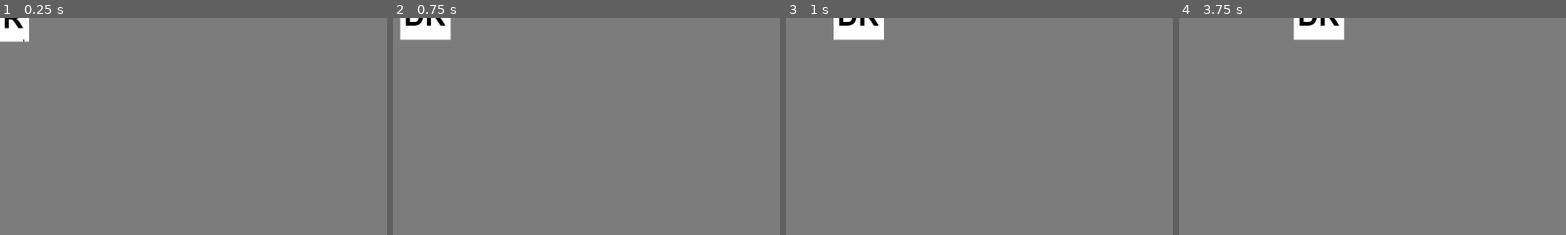
Above: before the commit, frames 1-4 (left to right).
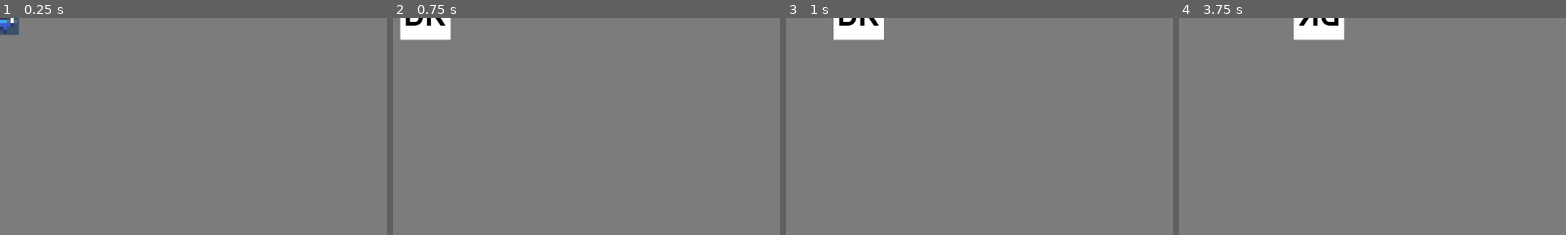
Above: after the commit, the same moments.

Repository: DaMangledMan/FirstBossFight
Game: Godot game, scene res://main/main.tscn
Same seed, same stepped clock (60 frames per second), same inputs: the game is played once before the commit and once after it. The project has no main scene, so this scene is started directly.
Inputs (mouse positions are % of the whole screen's width and height, from its top left):
- Up to frame 1 (0.25 s): no input
- Up to frame 2 (0.75 s): tap Enter at 0.5 s; move the mouse to (72, 45) at 0.52 s; hold D (move_right) from 0.53 s (still down); hold Space (move_dodge) from 0.53 s (still down)
- Up to frame 3 (1 s): keep holding D (move_right); keep holding Space (move_dodge)
- Up to frame 4 (3.75 s): move the mouse to (30, 55) at 1.27 s; release D (move_right) at 1.28 s; release Space (move_dodge) at 1.28 s; hold S (move_down) 1.28-2.03 s; tap R (move_heal) at 1.35 s; move the mouse to (60, 28) at 2.02 s; hold D (move_right) 2.03-2.78 s; hold Right mouse button (move_heavyAttack) 2.03-2.78 s; move the mouse to (45, 70) at 2.77 s; hold W (move_up) 2.78-3.53 s; click (45, 70) at 2.85 s; move the mouse to (80, 65) at 3.52 s; hold A (move_left) from 3.53 s (still down); hold Space (move_dodge) from 3.53 s (still down)
The pictures show only the part of the screen within x 0-50%, y 0-50%; the shares and areas given below are measured in that part.

The runs differ from the first frame. In frame 1, 0.8% of the frame differs, in the area x 0-8%, y 0-12%; in frame 2, nothing differs; in frame 3, nothing differs; in frame 4, 0.2%.

Commit message:
"finished" whitebox for player. started whitebox for boss

Diff:
--- /dev/null
+++ b/boss/boss.gd
@@ -0,0 +1,11 @@
+extends Area2D
+
+
+# Called when the node enters the scene tree for the first time.
+func _ready():
+	pass # Replace with function body.
+
+
+# Called every frame. 'delta' is the elapsed time since the previous frame.
+func _process(delta):
+	pass
--- /dev/null
+++ b/boss/boss.tscn
@@ -0,0 +1,290 @@
+[gd_scene load_steps=34 format=3 uid="uid://c5p5phr33k8ps"]
+
+[ext_resource type="Script" path="res://boss/boss.gd" id="1_ff4iw"]
+[ext_resource type="Texture2D" uid="uid://bcu6m46qoiunr" path="res://boss/animation-sound-files/Animations/Dash/Down/Screenshot 2023-10-05 154254.png" id="2_nkj2m"]
+[ext_resource type="Texture2D" uid="uid://dnrs3e4swdtv1" path="res://boss/animation-sound-files/Animations/Dash/Down-Right/Screenshot 2023-10-05 154246.png" id="3_ukc5l"]
+[ext_resource type="Texture2D" uid="uid://xtb647bdgv23" path="res://boss/animation-sound-files/Animations/Dash/Right/Screenshot 2023-10-05 154230.png" id="4_nwhg8"]
+[ext_resource type="Texture2D" uid="uid://w8y5ygax5lnh" path="res://boss/animation-sound-files/Animations/Dash/Up/Screenshot 2023-10-05 154211.png" id="5_v0fuh"]
+[ext_resource type="Texture2D" uid="uid://0kca4eceqobb" path="res://boss/animation-sound-files/Animations/Dash/Up-Right/Screenshot 2023-10-05 154220.png" id="6_gevcp"]
+[ext_resource type="Texture2D" uid="uid://bp5h6gxftgvrk" path="res://boss/animation-sound-files/Animations/HeavyAttack/Down/Screenshot 2023-10-05 154440.png" id="7_v50v0"]
+[ext_resource type="Texture2D" uid="uid://cnarxkhuhsm8r" path="res://boss/animation-sound-files/Animations/HeavyAttack/Down-Right/Screenshot 2023-10-05 154429.png" id="8_y2yok"]
+[ext_resource type="Texture2D" uid="uid://dluk22bl3lpve" path="res://boss/animation-sound-files/Animations/HeavyAttack/Right/Screenshot 2023-10-05 154420.png" id="9_x5bgb"]
+[ext_resource type="Texture2D" uid="uid://b7tt3jgsrxddw" path="res://boss/animation-sound-files/Animations/HeavyAttack/Up/Screenshot 2023-10-05 154402.png" id="10_cuxw5"]
+[ext_resource type="Texture2D" uid="uid://mfm5eg3dg0ca" path="res://boss/animation-sound-files/Animations/HeavyAttack/Up-Right/Screenshot 2023-10-05 154413.png" id="11_4gw42"]
+[ext_resource type="Texture2D" uid="uid://b2ag4eeqi1wlq" path="res://boss/animation-sound-files/Animations/Idle/Down/Screenshot 2023-10-05 154105.png" id="12_g158b"]
+[ext_resource type="Texture2D" uid="uid://cm3t2qsgd7vch" path="res://boss/animation-sound-files/Animations/Idle/Down-Right/Screenshot 2023-10-05 154055.png" id="13_ur2lc"]
+[ext_resource type="Texture2D" uid="uid://c3h0tfn54jllm" path="res://boss/animation-sound-files/Animations/Idle/Right/Screenshot 2023-10-05 154043.png" id="14_3wqe5"]
+[ext_resource type="Texture2D" uid="uid://cdk4jm4pasnhq" path="res://boss/animation-sound-files/Animations/Idle/Up/Screenshot 2023-10-05 154023.png" id="15_uhb05"]
+[ext_resource type="Texture2D" uid="uid://gb42xeq7drpd" path="res://boss/animation-sound-files/Animations/Idle/Up-Right/Screenshot 2023-10-05 154034.png" id="16_52nf6"]
+[ext_resource type="Texture2D" uid="uid://dbx6u8xwqyhbo" path="res://boss/animation-sound-files/Animations/LightAttack/Down/Screenshot 2023-10-05 154345.png" id="17_iycqi"]
+[ext_resource type="Texture2D" uid="uid://c7ayar5e3o7r8" path="res://boss/animation-sound-files/Animations/LightAttack/Down-Right/Screenshot 2023-10-05 154337.png" id="18_16qr2"]
+[ext_resource type="Texture2D" uid="uid://b12qq5m8bf2aa" path="res://boss/animation-sound-files/Animations/LightAttack/Right/Screenshot 2023-10-05 154327.png" id="19_g1cyc"]
+[ext_resource type="Texture2D" uid="uid://bakm1nvr1uqrb" path="res://boss/animation-sound-files/Animations/LightAttack/Up/Screenshot 2023-10-05 154306.png" id="20_fivtc"]
+[ext_resource type="Texture2D" uid="uid://bhax15c7vc5u0" path="res://boss/animation-sound-files/Animations/LightAttack/Up-Right/Screenshot 2023-10-05 154319.png" id="21_uds76"]
+[ext_resource type="Texture2D" uid="uid://jf2cbkc26bva" path="res://boss/animation-sound-files/Animations/Rage/Down/Screenshot 2023-10-05 154454.png" id="22_ao4yb"]
+[ext_resource type="Texture2D" uid="uid://6bt1ly33nlqr" path="res://boss/animation-sound-files/Animations/Rage/Down-Right/Screenshot 2023-10-05 154454.png" id="23_pj4hx"]
+[ext_resource type="Texture2D" uid="uid://c0besp4vhgq55" path="res://boss/animation-sound-files/Animations/Rage/Right/Screenshot 2023-10-05 154454.png" id="24_x0grb"]
+[ext_resource type="Texture2D" uid="uid://c2uik40s2y6ll" path="res://boss/animation-sound-files/Animations/Rage/Up/Screenshot 2023-10-05 154454.png" id="25_keppi"]
+[ext_resource type="Texture2D" uid="uid://c061mx4yqmy0d" path="res://boss/animation-sound-files/Animations/Rage/Up-Right/Screenshot 2023-10-05 154454.png" id="26_ouj8i"]
+[ext_resource type="Texture2D" uid="uid://chwwqjaideng2" path="res://boss/animation-sound-files/Animations/Walk/Down/Screenshot 2023-10-05 154157.png" id="27_jbk7h"]
+[ext_resource type="Texture2D" uid="uid://hh7l5411yvpm" path="res://boss/animation-sound-files/Animations/Walk/Down-Right/Screenshot 2023-10-05 154147.png" id="28_5xe5h"]
+[ext_resource type="Texture2D" uid="uid://5lm617fow66f" path="res://boss/animation-sound-files/Animations/Walk/Right/Screenshot 2023-10-05 154134.png" id="29_svsrl"]
+[ext_resource type="Texture2D" uid="uid://c7kb5i03o246u" path="res://boss/animation-sound-files/Animations/Walk/Up/Screenshot 2023-10-05 154117.png" id="30_lu1uh"]
+[ext_resource type="Texture2D" uid="uid://rlcy1cj86wr6" path="res://boss/animation-sound-files/Animations/Walk/Up-Right/Screenshot 2023-10-05 154127.png" id="31_o4dxx"]
+
+[sub_resource type="SpriteFrames" id="SpriteFrames_2puyt"]
+animations = [{
+"frames": [{
+"duration": 1.0,
+"texture": ExtResource("2_nkj2m")
+}],
+"loop": true,
+"name": &"dash_down",
+"speed": 5.0
+}, {
+"frames": [{
+"duration": 1.0,
+"texture": ExtResource("3_ukc5l")
+}],
+"loop": true,
+"name": &"dash_down_right",
+"speed": 5.0
+}, {
+"frames": [{
+"duration": 1.0,
+"texture": ExtResource("4_nwhg8")
+}],
+"loop": true,
+"name": &"dash_right",
+"speed": 5.0
+}, {
+"frames": [{
+"duration": 1.0,
+"texture": ExtResource("5_v0fuh")
+}],
+"loop": true,
+"name": &"dash_up",
+"speed": 5.0
+}, {
+"frames": [{
+"duration": 1.0,
+"texture": ExtResource("6_gevcp")
+}],
+"loop": true,
+"name": &"dash_up_right",
+"speed": 5.0
+}, {
+"frames": [{
+"duration": 1.0,
+"texture": ExtResource("7_v50v0")
+}],
+"loop": true,
+"name": &"heavy_attack_down",
+"speed": 5.0
+}, {
+"frames": [{
+"duration": 1.0,
+"texture": ExtResource("8_y2yok")
+}],
+"loop": true,
+"name": &"heavy_attack_down_right",
+"speed": 5.0
+}, {
+"frames": [{
+"duration": 1.0,
+"texture": ExtResource("9_x5bgb")
+}],
+"loop": true,
+"name": &"heavy_attack_right",
+"speed": 5.0
+}, {
+"frames": [{
+"duration": 1.0,
+"texture": ExtResource("10_cuxw5")
+}],
+"loop": true,
+"name": &"heavy_attack_up",
+"speed": 5.0
+}, {
+"frames": [{
+"duration": 1.0,
+"texture": ExtResource("11_4gw42")
+}],
+"loop": true,
+"name": &"heavy_attack_up_right",
+"speed": 5.0
+}, {
+"frames": [{
+"duration": 1.0,
+"texture": ExtResource("12_g158b")
+}],
+"loop": true,
+"name": &"idle_down",
+"speed": 5.0
+}, {
+"frames": [{
+"duration": 1.0,
+"texture": ExtResource("13_ur2lc")
+}],
+"loop": true,
+"name": &"idle_down_right",
+"speed": 5.0
+}, {
+"frames": [{
+"duration": 1.0,
+"texture": ExtResource("14_3wqe5")
+}],
+"loop": true,
+"name": &"idle_right",
+"speed": 5.0
+}, {
+"frames": [{
+"duration": 1.0,
+"texture": ExtResource("15_uhb05")
+}],
+"loop": true,
+"name": &"idle_up",
+"speed": 5.0
+}, {
+"frames": [{
+"duration": 1.0,
+"texture": ExtResource("16_52nf6")
+}],
+"loop": true,
+"name": &"idle_up_right",
+"speed": 5.0
+}, {
+"frames": [{
+"duration": 1.0,
+"texture": ExtResource("17_iycqi")
+}],
+"loop": true,
+"name": &"light_attack_down",
+"speed": 5.0
+}, {
+"frames": [{
+"duration": 1.0,
+"texture": ExtResource("18_16qr2")
+}],
+"loop": true,
+"name": &"light_attack_down_right",
+"speed": 5.0
+}, {
+"frames": [{
+"duration": 1.0,
+"texture": ExtResource("19_g1cyc")
+}],
+"loop": true,
+"name": &"light_attack_right",
+"speed": 5.0
+}, {
+"frames": [{
+"duration": 1.0,
+"texture": ExtResource("20_fivtc")
+}],
+"loop": true,
+"name": &"light_attack_up",
+"speed": 5.0
+}, {
+"frames": [{
+"duration": 1.0,
+"texture": ExtResource("21_uds76")
+}],
+"loop": true,
+"name": &"light_attack_up_right",
+"speed": 5.0
+}, {
+"frames": [{
+"duration": 1.0,
+"texture": ExtResource("22_ao4yb")
+}],
+"loop": true,
+"name": &"rage_down",
+"speed": 5.0
+}, {
+"frames": [{
+"duration": 1.0,
+"texture": ExtResource("23_pj4hx")
+}],
+"loop": true,
+"name": &"rage_down_right",
+"speed": 5.0
+}, {
+"frames": [{
+"duration": 1.0,
+"texture": ExtResource("24_x0grb")
+}],
+"loop": true,
+"name": &"rage_right",
+"speed": 5.0
+}, {
+"frames": [{
+"duration": 1.0,
+"texture": ExtResource("25_keppi")
+}],
+"loop": true,
+"name": &"rage_up",
+"speed": 5.0
+}, {
+"frames": [{
+"duration": 1.0,
+"texture": ExtResource("26_ouj8i")
+}],
+"loop": true,
+"name": &"rage_up_right",
+"speed": 5.0
+}, {
+"frames": [{
+"duration": 1.0,
+"texture": ExtResource("27_jbk7h")
+}],
+"loop": true,
+"name": &"walk_down",
+"speed": 5.0
+}, {
+"frames": [{
+"duration": 1.0,
+"texture": ExtResource("28_5xe5h")
+}],
+"loop": true,
+"name": &"walk_down_right",
+"speed": 5.0
+}, {
+"frames": [{
+"duration": 1.0,
+"texture": ExtResource("29_svsrl")
+}],
+"loop": true,
+"name": &"walk_right",
+"speed": 5.0
+}, {
+"frames": [{
+"duration": 1.0,
+"texture": ExtResource("30_lu1uh")
+}],
+"loop": true,
+"name": &"walk_up",
+"speed": 5.0
+}, {
+"frames": [{
+"duration": 1.0,
+"texture": ExtResource("31_o4dxx")
+}],
+"loop": true,
+"name": &"walk_up_right",
+"speed": 5.0
+}]
+
+[sub_resource type="RectangleShape2D" id="RectangleShape2D_jvj1a"]
+size = Vector2(182, 166)
+
+[node name="Boss" type="Area2D"]
+script = ExtResource("1_ff4iw")
+metadata/_edit_group_ = true
+
+[node name="AnimatedSprite2D" type="AnimatedSprite2D" parent="."]
+sprite_frames = SubResource("SpriteFrames_2puyt")
+animation = &"dash_down"
+
+[node name="CollisionShape2D" type="CollisionShape2D" parent="."]
+shape = SubResource("RectangleShape2D_jvj1a")
--- a/player/player.gd
+++ b/player/player.gd
@@ -59,98 +59,153 @@
 	if dodging: # handles dodge case
 		velocity = velocity.normalized() * _speed * 2.0
 
-		if velocity.x > 0 or last_direction == "right":
+		if velocity.x > 0:
 			$AnimatedSprite2D.animation = "dodge_right"
 			$AnimatedSprite2D.flip_v = false
 			$AnimatedSprite2D.flip_h = false
 			last_direction == "right"
-		elif velocity.x < 0 or last_direction == "left":
+		elif velocity.x < 0:
 			$AnimatedSprite2D.animation = "dodge_right"
 			$AnimatedSprite2D.flip_v = false
 			$AnimatedSprite2D.flip_h = true
 			last_direction == "left"
-		elif velocity.y < 0 or last_direction == "up":
+		elif velocity.y < 0:
 			$AnimatedSprite2D.animation = "dodge_up"
 			$AnimatedSprite2D.flip_v = false
 			$AnimatedSprite2D.flip_h = false
 			last_direction == "up"
-		elif velocity.y > 0 or last_direction == "down":
+		elif velocity.y > 0:
 			$AnimatedSprite2D.animation = "dodge_down"
 			$AnimatedSprite2D.flip_v = false
 			$AnimatedSprite2D.flip_h = false
 			last_direction == "down"
+
 
 	elif healing: # handles heal case
 		velocity = velocity.normalized() * _speed * .25
 
-		if velocity.x > 0 or last_direction == "right":
+		if velocity.x > 0:
 			$AnimatedSprite2D.animation = "heal_right"
 			$AnimatedSprite2D.flip_v = false
 			$AnimatedSprite2D.flip_h = false
 			last_direction == "right"
-		elif velocity.x < 0 or last_direction == "left":
+		elif velocity.x < 0:
 			$AnimatedSprite2D.animation = "heal_right"
 			$AnimatedSprite2D.flip_v = false
 			$AnimatedSprite2D.flip_h = true
 			last_direction == "left"
-		elif velocity.y < 0 or last_direction == "up":
+		elif velocity.y < 0:
 			$AnimatedSprite2D.animation = "heal_up"
 			$AnimatedSprite2D.flip_v = false
 			$AnimatedSprite2D.flip_h = false
 			last_direction == "up"
-		elif velocity.y > 0 or last_direction == "down":
+		elif velocity.y > 0:
 			$AnimatedSprite2D.animation = "heal_down"
 			$AnimatedSprite2D.flip_v = false
 			$AnimatedSprite2D.flip_h = false
 			last_direction == "down"
+		else:
+			if last_direction == "right":
+				$AnimatedSprite2D.animation = "heal_right"
+				$AnimatedSprite2D.flip_v = false
+				$AnimatedSprite2D.flip_h = false
+			elif last_direction == "left":
+				$AnimatedSprite2D.animation = "heal_right"
+				$AnimatedSprite2D.flip_v = false
+				$AnimatedSprite2D.flip_h = true
+			elif last_direction == "up":
+				$AnimatedSprite2D.animation = "heal_up"
+				$AnimatedSprite2D.flip_v = false
+				$AnimatedSprite2D.flip_h = false
+			elif last_direction == "down":
+				$AnimatedSprite2D.animation = "heal_down"
+				$AnimatedSprite2D.flip_v = false
+				$AnimatedSprite2D.flip_h = false
+
 
 	elif attacking and attack_type == "light": # handles light attack case
 		velocity = velocity.normalized() * _speed * .1
 
-		if velocity.x > 0 or last_direction == "right":
+		if velocity.x > 0:
 			$AnimatedSprite2D.animation = "light_attack_right"
 			$AnimatedSprite2D.flip_v = false
 			$AnimatedSprite2D.flip_h = false
 			last_direction == "right"
-		if velocity.x < 0 or last_direction == "left":
+		elif velocity.x < 0:
 			$AnimatedSprite2D.animation = "light_attack_right"
 			$AnimatedSprite2D.flip_v = false
 			$AnimatedSprite2D.flip_h = true
 			last_direction == "left"
-		elif velocity.y < 0 or last_direction == "up":
+		elif velocity.y < 0:
 			$AnimatedSprite2D.animation = "light_attack_up"
 			$AnimatedSprite2D.flip_v = false
 			$AnimatedSprite2D.flip_h = false
 			last_direction == "up"
-		elif velocity.y > 0 or last_direction == "down":
+		elif velocity.y > 0:
 			$AnimatedSprite2D.animation = "light_attack_down"
 			$AnimatedSprite2D.flip_v = false
 			$AnimatedSprite2D.flip_h = false
 			last_direction == "down"
+		else:
+			if last_direction == "right":
+				$AnimatedSprite2D.animation = "light_attack_right"
+				$AnimatedSprite2D.flip_v = false
+				$AnimatedSprite2D.flip_h = false
+			elif last_direction == "left":
+				$AnimatedSprite2D.animation = "light_attack_right"
+				$AnimatedSprite2D.flip_v = false
+				$AnimatedSprite2D.flip_h = true
+			elif last_direction == "up":
+				$AnimatedSprite2D.animation = "light_attack_up"
+				$AnimatedSprite2D.flip_v = false
+				$AnimatedSprite2D.flip_h = false
+			elif last_direction == "down":
+				$AnimatedSprite2D.animation = "light_attack_down"
+				$AnimatedSprite2D.flip_v = false
+				$AnimatedSprite2D.flip_h = false
+
 
 	elif attacking and attack_type == "heavy": # handles heavy attack case
 		velocity = velocity.normalized() * _speed * .1
 
-		if velocity.x > 0 or last_direction == "right":
+		if velocity.x > 0:
 			$AnimatedSprite2D.animation = "heavy_attack_right"
 			$AnimatedSprite2D.flip_v = false
 			$AnimatedSprite2D.flip_h = false
 			last_direction == "right"
-		elif velocity.x < 0 or last_direction == "left":
+		elif velocity.x < 0:
 			$AnimatedSprite2D.animation = "heavy_attack_right"
 			$AnimatedSprite2D.flip_v = false
 			$AnimatedSprite2D.flip_h = true
 			last_direction == "left"
-		elif velocity.y < 0 or last_direction == "up":
+		elif velocity.y < 0:
 			$AnimatedSprite2D.animation = "heavy_attack_up"
 			$AnimatedSprite2D.flip_v = false
 			$AnimatedSprite2D.flip_h = false
 			last_direction == "up"
-		elif velocity.y > 0 or last_direction == "down":
+		elif velocity.y > 0:
 			$AnimatedSprite2D.animation = "heavy_attack_down"
 			$AnimatedSprite2D.flip_v = false
 			$AnimatedSprite2D.flip_h = false
 			last_direction == "down"
+		else:
+			if last_direction == "right":
+				$AnimatedSprite2D.animation = "heavy_attack_right"
+				$AnimatedSprite2D.flip_v = false
+				$AnimatedSprite2D.flip_h = false
+			elif last_direction == "left":
+				$AnimatedSprite2D.animation = "heavy_attack_right"
+				$AnimatedSprite2D.flip_v = false
+				$AnimatedSprite2D.flip_h = true
+			elif last_direction == "up":
+				$AnimatedSprite2D.animation = "heavy_attack_up"
+				$AnimatedSprite2D.flip_v = false
+				$AnimatedSprite2D.flip_h = false
+			elif last_direction == "down":
+				$AnimatedSprite2D.animation = "heavy_attack_down"
+				$AnimatedSprite2D.flip_v = false
+				$AnimatedSprite2D.flip_h = false
+
 
 	else: # handles normal movement case
 		if velocity.length() > 0:
@@ -159,26 +214,27 @@
 			velocity = Vector2.ZERO
 			$AnimatedSprite2D.animation = "idle"
 
-		if velocity.x > 0 or last_direction == "right":
+		if velocity.x > 0:
 			$AnimatedSprite2D.animation = "walk_right"
 			$AnimatedSprite2D.flip_v = false
 			$AnimatedSprite2D.flip_h = false
 			last_direction == "right"
-		if velocity.x < 0 or last_direction == "left":
+		elif velocity.x < 0:
 			$AnimatedSprite2D.animation = "walk_right"
 			$AnimatedSprite2D.flip_v = false
 			$AnimatedSprite2D.flip_h = true
 			last_direction == "left"
-		elif velocity.y < 0 or last_direction == "up":
+		elif velocity.y < 0:
 			$AnimatedSprite2D.animation = "walk_up"
 			$AnimatedSprite2D.flip_v = false
 			$AnimatedSprite2D.flip_h = false
 			last_direction == "up"
-		elif velocity.y > 0 or last_direction == "down":
+		elif velocity.y > 0:
 			$AnimatedSprite2D.animation = "walk_down"
 			$AnimatedSprite2D.flip_v = false
 			$AnimatedSprite2D.flip_h = false
 			last_direction == "down"
+
 
 	# controls the movement on a perframe basis
 	position += velocity * delta
Binary file added: boss/animation-sound-files/Animations/Dash/Down-Right/Screenshot 2023-10-05 154246.png
Not shown, added: boss/animation-sound-files/Animations/Dash/Down-Right/Screenshot 2023-10-05 154246.png.import
Binary file added: boss/animation-sound-files/Animations/Dash/Down/Screenshot 2023-10-05 154254.png
Not shown, added: boss/animation-sound-files/Animations/Dash/Down/Screenshot 2023-10-05 154254.png.import
Binary file added: boss/animation-sound-files/Animations/Dash/Right/Screenshot 2023-10-05 154230.png
Not shown, added: boss/animation-sound-files/Animations/Dash/Right/Screenshot 2023-10-05 154230.png.import
Binary file added: boss/animation-sound-files/Animations/Dash/Up-Right/Screenshot 2023-10-05 154220.png
Not shown, added: boss/animation-sound-files/Animations/Dash/Up-Right/Screenshot 2023-10-05 154220.png.import
Binary file added: boss/animation-sound-files/Animations/Dash/Up/Screenshot 2023-10-05 154211.png
Not shown, added: boss/animation-sound-files/Animations/Dash/Up/Screenshot 2023-10-05 154211.png.import
Binary file added: boss/animation-sound-files/Animations/HeavyAttack/Down-Right/Screenshot 2023-10-05 154429.png
Not shown, added: boss/animation-sound-files/Animations/HeavyAttack/Down-Right/Screenshot 2023-10-05 154429.png.import
(and 48 more such lines)
